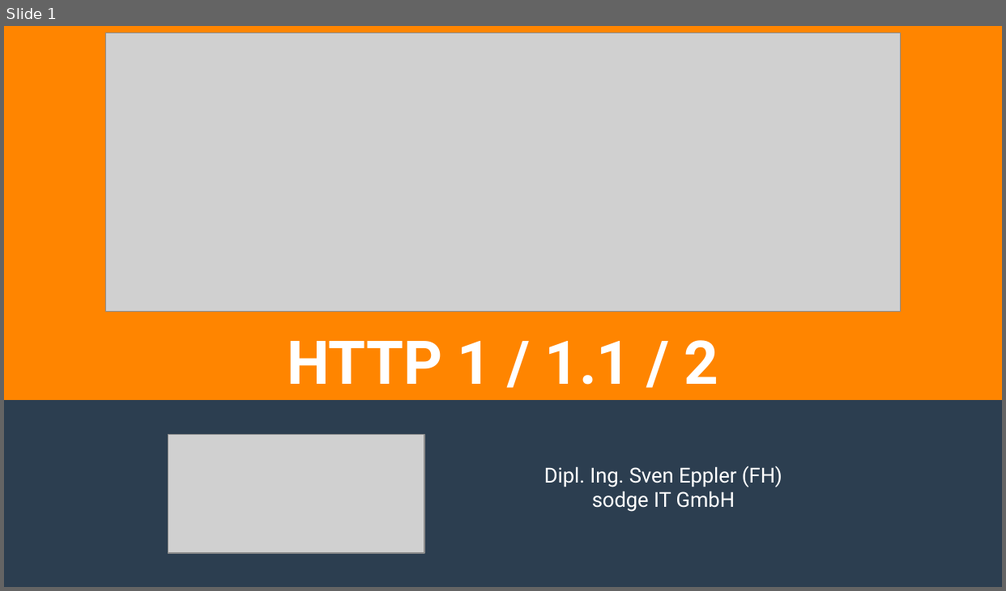
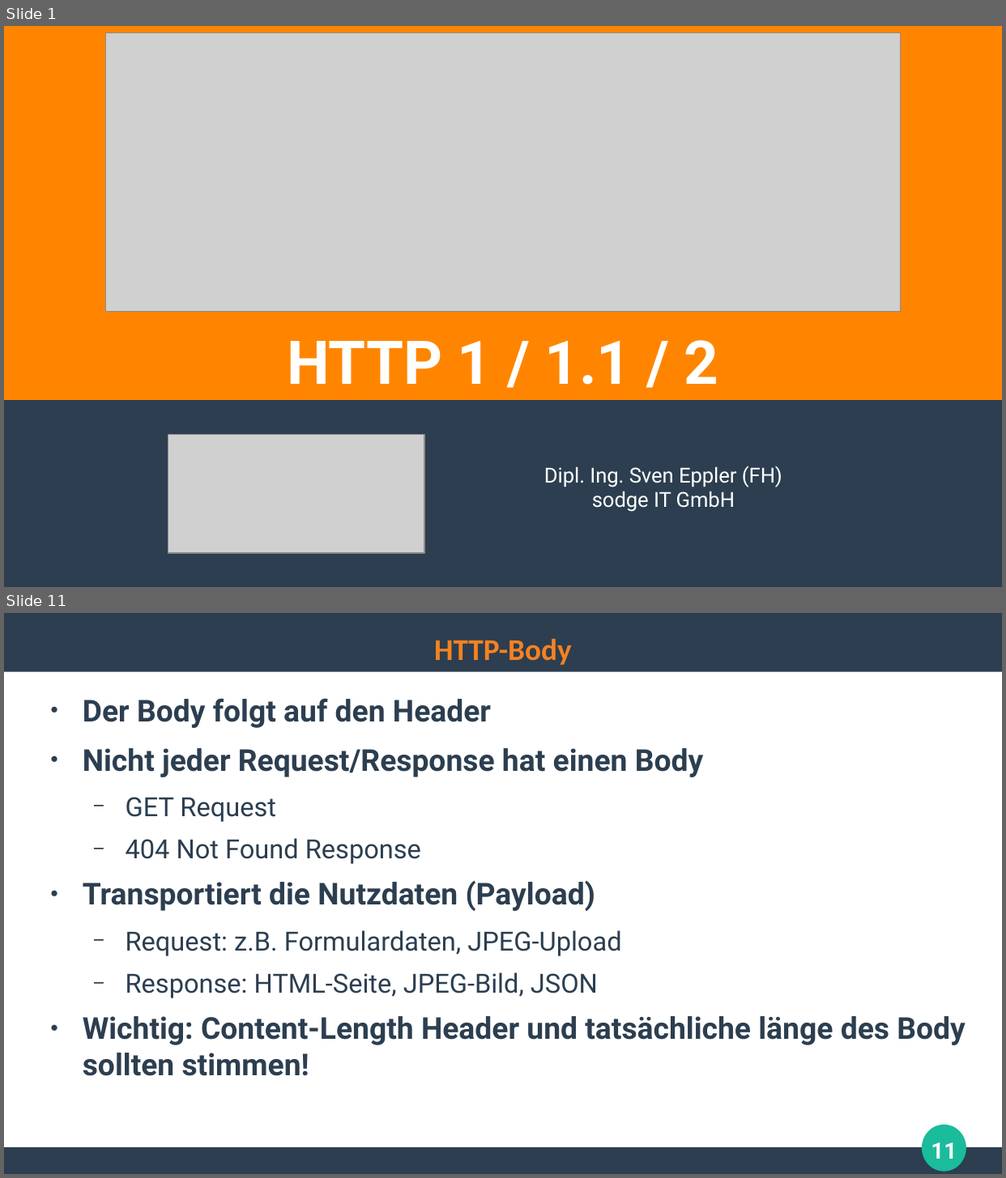
Before and after one commit to ghandmann/HS-AlbSig-WebAnwendungen2, a slide deck: Kapitel/02_HTTP.odp. Shown one above the other, each under a label of ours: slide 1 before the commit, slides 1 and 11 after it; the slides between them are not shown. The pictures are 1006x591 and 1006x1178 pixels, drawn with LibreOffice and Linux fonts; fonts in the diff are those of the drawing; grey boxes stand for pictures. Boxes give left, top, right and bottom in pixels: in the first picture for what was removed or moved away, otherwise in the second. Text is boxed around its words. In the diff, an @@ line names an element or a change of style, - is before the commit and + after.

Commit message:
Update HTTP presentation

```diff
--- a/Kapitel/02_HTTP.odp
+++ b/Kapitel/02_HTTP.odp
@@ slide 11 added at (4,613,1002,1174), background #FFFFFF @@
@@ rectangle added at (4,613,1002,672), fill #2C3E50 @@
@@ title added at (434,639,572,665), 24 pt, text #F58220, bold @@
+HTTP-Body
@@ text added at (83,698,965,1076), 24 pt, text #2C3E50, bold @@
+● Der Body folgt auf den Header
+● Nicht jeder Request/Response hat einen Body
+  − GET Request
+  − 404 Not Found Response
+● Transportiert die Nutzdaten (Payload)
+  − Request: z.B. Formulardaten, JPEG-Upload
+  − Response: HTML-Seite, JPEG-Bild, JSON
+● Wichtig: Content-Length Header und tatsächliche länge des Body sollten stimmen!
@@ ellipse added at (923,1125,966,1172), fill #1ABC9C @@
@@ page number added at (931,1143,957,1159), 18 pt, text #FFFFFF, bold @@
+11
@@ rectangle added at (4,1148,1002,1174), fill #2C3E50 @@
```
Also in this commit, not shown: 4 slides changed, 14 other slides added, 3 slides removed.
